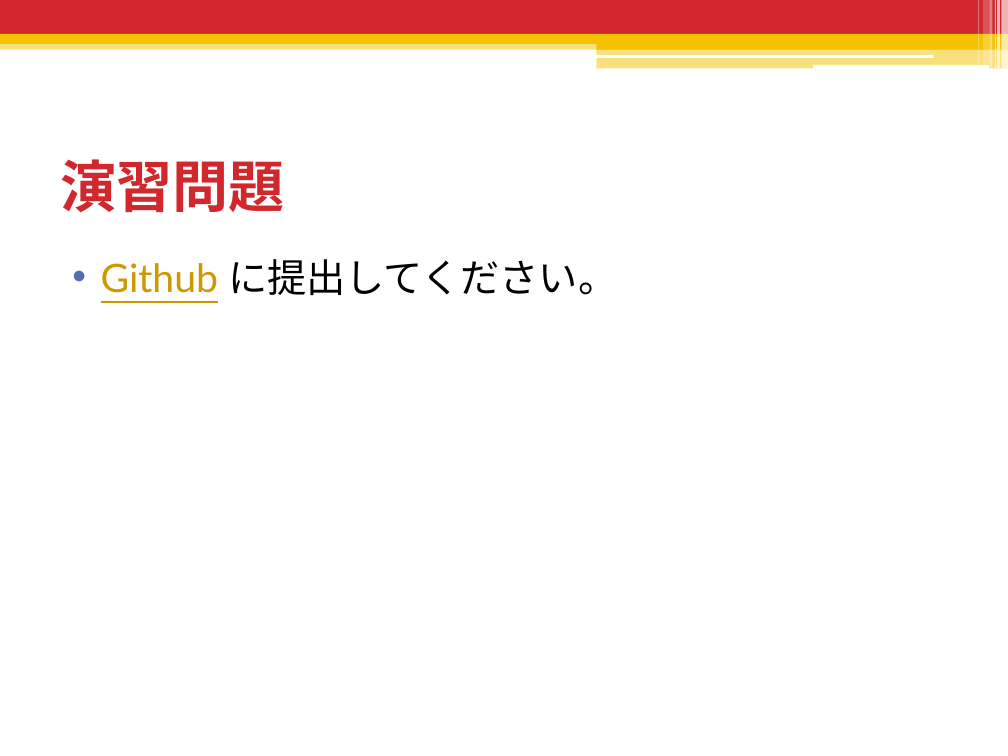
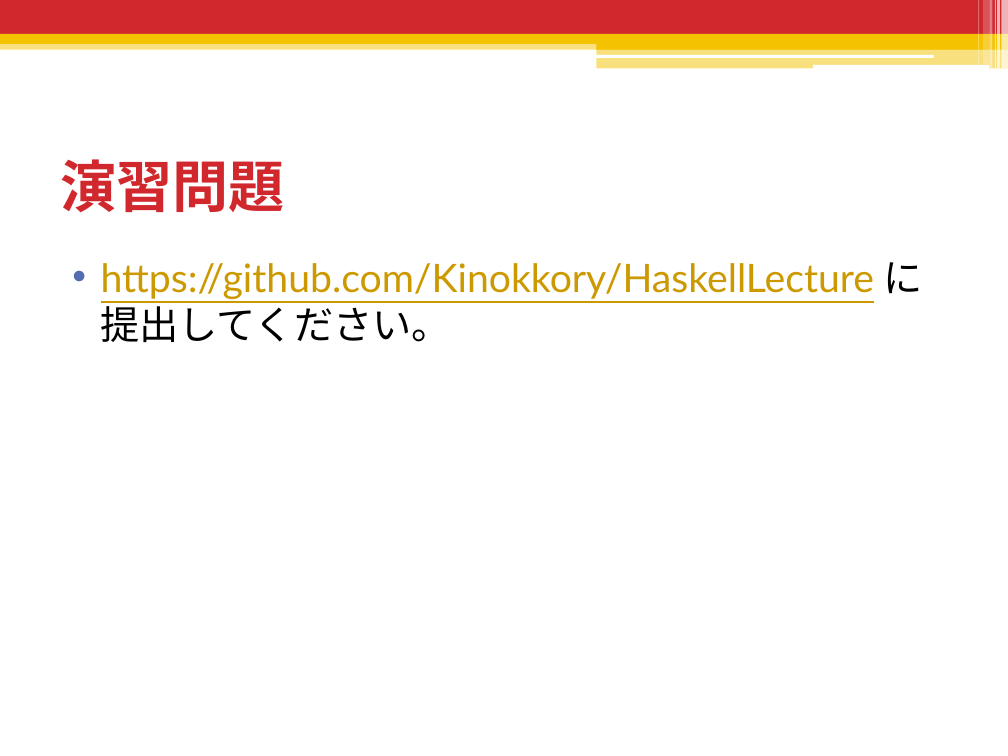
Before and after one commit to shiatsumat/HaskellLecture, a slide deck: slide 169 of 2_monad/slides/2_monad.pptx (slide 184 before the commit). Drawn at 1008x756 pixels with LibreOffice and Linux fonts; fonts in the diff are those of the drawing. Boxes give left, top, right and bottom in pixels: in the first picture for what was removed or moved away, otherwise in the second. Text is boxed around its words. In the diff, an @@ line names an element or a change of style, - is before the commit and + after.

```diff
--- a/2_monad/slides/2_monad.pptx
+++ b/2_monad/slides/2_monad.pptx
@@ text at (101,262,923,342): text changed; text colour #000000 to #CC9900 @@
-• Github に提出してください。
+• https://github.com/Kinokkory/HaskellLecture に提出してください。
```
Also in this commit, not shown: 2 other slides changed, 1 slide added, 16 slides removed, 2 other files.
